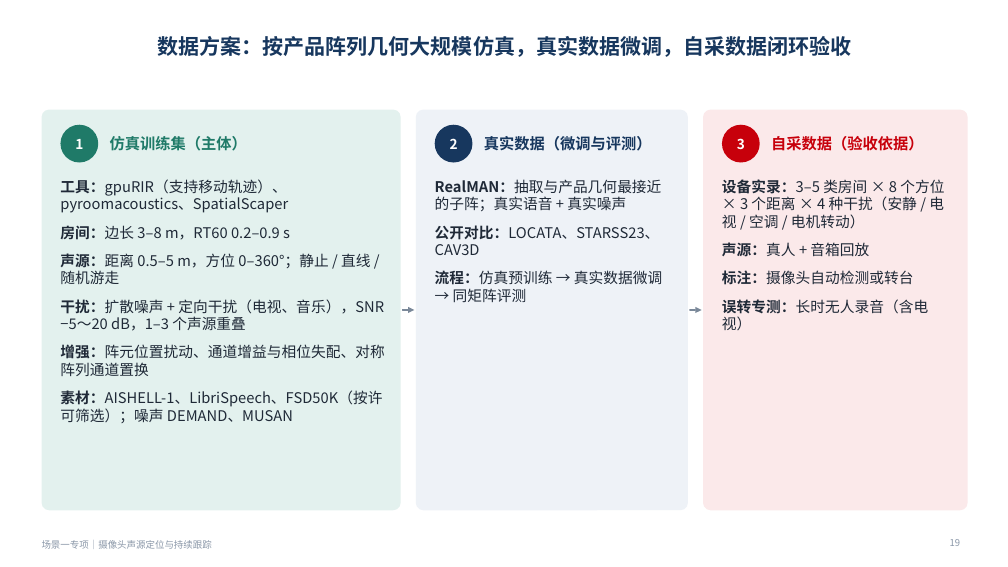
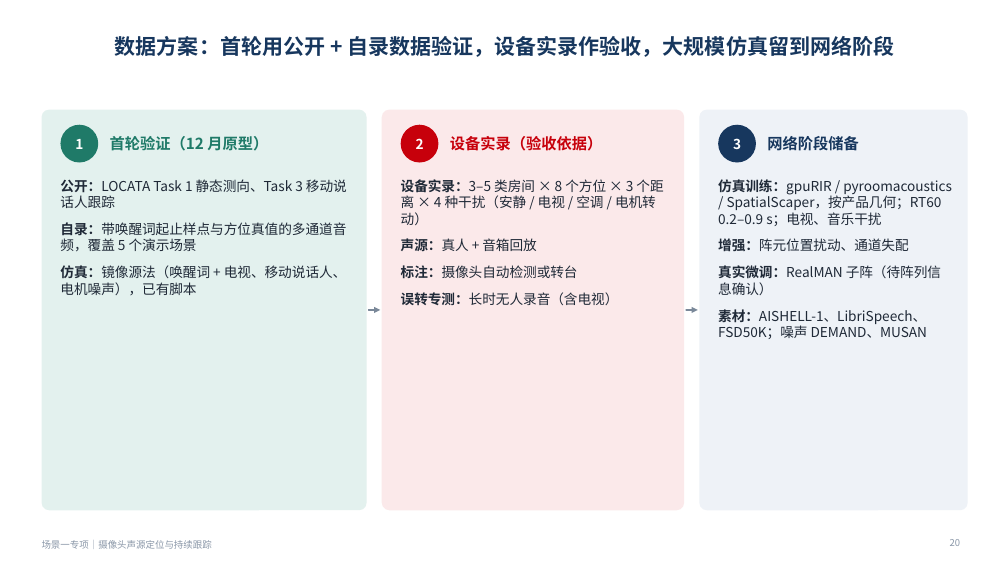
Before and after one commit to ZeroFoxxi/ssl-scene1, a slide deck: slide 20 of 场景一专项_摄像头声源定位与跟踪_方案选型与数据集.pptx (slide 19 before the commit). Drawn at 1008x567 pixels with LibreOffice and Linux fonts; fonts in the diff are those of the drawing. Boxes give left, top, right and bottom in pixels: in the first picture for what was removed or moved away, otherwise in the second. Text is boxed around its words. In the diff, an @@ line names an element or a change of style, - is before the commit and + after.

```diff
--- a/场景一专项_摄像头声源定位与跟踪_方案选型与数据集.pptx
+++ b/场景一专项_摄像头声源定位与跟踪_方案选型与数据集.pptx
@@ title at (115, 36, 894, 57): text changed @@
-数据方案：按产品阵列几何大规模仿真，真实数据微调，自采数据闭环验收
+数据方案：首轮用公开 + 自录数据验证，设备实录作验收，大规模仿真留到网络阶段
@@ rounded rectangle: place and size @@
-rounded rectangle at (42, 110, 401, 510)
+rounded rectangle at (42, 110, 367, 510)
@@ rounded rectangle at (42, 110, 367, 510): proportions changed @@
@@ rounded rectangle: place and size @@
-rounded rectangle at (416, 110, 688, 510)
+rounded rectangle at (382, 110, 684, 510)
@@ rounded rectangle at (382, 110, 684, 510): fill #EEF2F7 to #FBE9EA; proportions changed @@
@@ rounded rectangle: place and size @@
-rounded rectangle at (703, 110, 968, 510)
+rounded rectangle at (699, 110, 968, 510)
@@ rounded rectangle at (699, 110, 968, 510): fill #FBE9EA to #EEF2F7; proportions changed @@
@@ text at (110, 136, 268, 151): text changed @@
-仿真训练集（主体）
+首轮验证（12 月原型）
@@ ellipse "2": place and size @@
-ellipse "2" at (435, 125, 473, 163)
+ellipse "2" at (401, 125, 439, 163)
@@ ellipse "2" at (401, 125, 439, 163): fill #17375E to #C7000B @@
@@ text at (450, 136, 602, 151): text changed; text colour #17375E to #C7000B @@
-真实数据（微调与评测）
+设备实录（验收依据）
@@ ellipse "3": place and size @@
-ellipse "3" at (722, 125, 760, 163)
+ellipse "3" at (718, 125, 756, 163)
@@ ellipse "3" at (718, 125, 756, 163): fill #C7000B to #17375E @@
@@ text at (767, 136, 858, 151): text changed; text colour #C7000B to #17375E @@
-自采数据（验收依据）
+网络阶段储备
@@ text at (60, 179, 347, 295): text changed; size 14 to 13 pt @@
-• 工具：gpuRIR（支持移动轨迹）、pyroomacoustics、SpatialScaper
-• 房间：边长 3–8 m，RT60 0.2–0.9 s
-• 声源：距离 0.5–5 m，方位 0–360°；静止 / 直线 / 随机游走
-• 干扰：扩散噪声 + 定向干扰（电视、音乐），SNR −5～20 dB，1–3 个声源重叠
-• 增强：阵元位置扰动、通道增益与相位失配、对称阵列通道置换
-• 素材：AISHELL-1、LibriSpeech、FSD50K（按许可筛选）；噪声 DEMAND、MUSAN
+• 公开：LOCATA Task 1 静态测向、Task 3 移动说话人跟踪
+• 自录：带唤醒词起止样点与方位真值的多通道音频，覆盖 5 个演示场景
+• 仿真：镜像源法（唤醒词 + 电视、移动说话人、电机噪声），已有脚本
@@ text at (401, 179, 663, 305): text changed; size 14 to 13 pt @@
-• RealMAN：抽取与产品几何最接近的子阵；真实语音 + 真实噪声
-• 公开对比：LOCATA、STARSS23、CAV3D
-• 流程：仿真预训练 → 真实数据微调 → 同矩阵评测
+• 设备实录：3–5 类房间 × 8 个方位 × 3 个距离 × 4 种干扰（安静 / 电视 / 空调 / 电机转动）
+• 声源：真人 + 音箱回放
+• 标注：摄像头自动检测或转台
+• 误转专测：长时无人录音（含电视）
@@ text at (718, 179, 952, 339): text changed; size 14 to 13 pt @@
-• 设备实录：3–5 类房间 × 8 个方位 × 3 个距离 × 4 种干扰（安静 / 电视 / 空调 / 电机转动）
-• 声源：真人 + 音箱回放
-• 标注：摄像头自动检测或转台
-• 误转专测：长时无人录音（含电视）
+• 仿真训练：gpuRIR / pyroomacoustics / SpatialScaper，按产品几何；RT60 0.2–0.9 s；电视、音乐干扰
+• 增强：阵元位置扰动、通道失配
+• 真实微调：RealMAN 子阵（待阵列信息确认）
+• 素材：AISHELL-1、LibriSpeech、FSD50K；噪声 DEMAND、MUSAN
@@ arrow moved from (402, 310) - (414, 310) to (368, 310) - (380, 310) @@
@@ arrow moved from (690, 310) - (702, 310) to (686, 310) - (698, 310) @@
```
Also in this commit, not shown: 19 other slides changed, 2 slides added, 1 slide removed, 5 other files.
